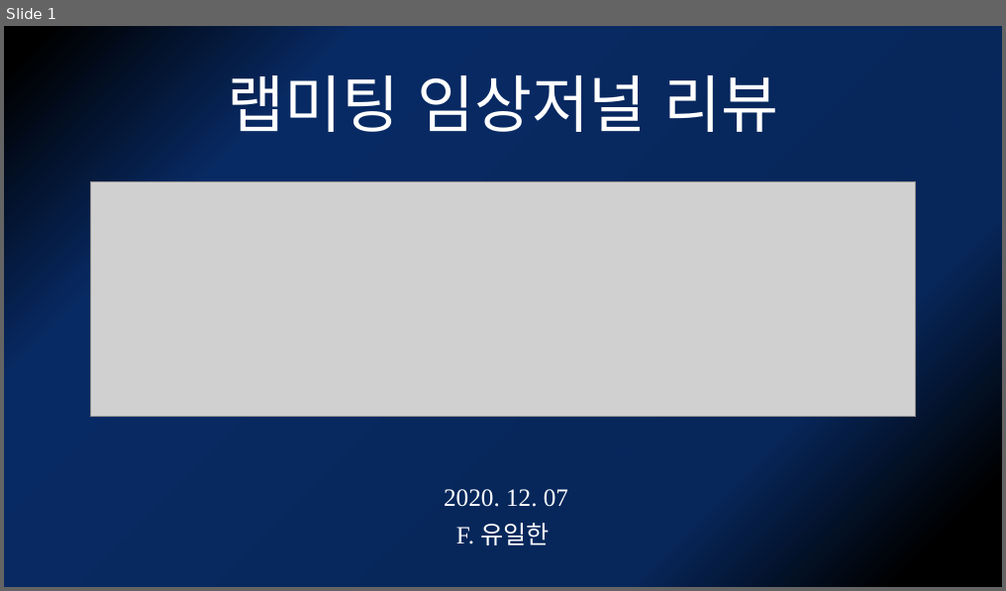
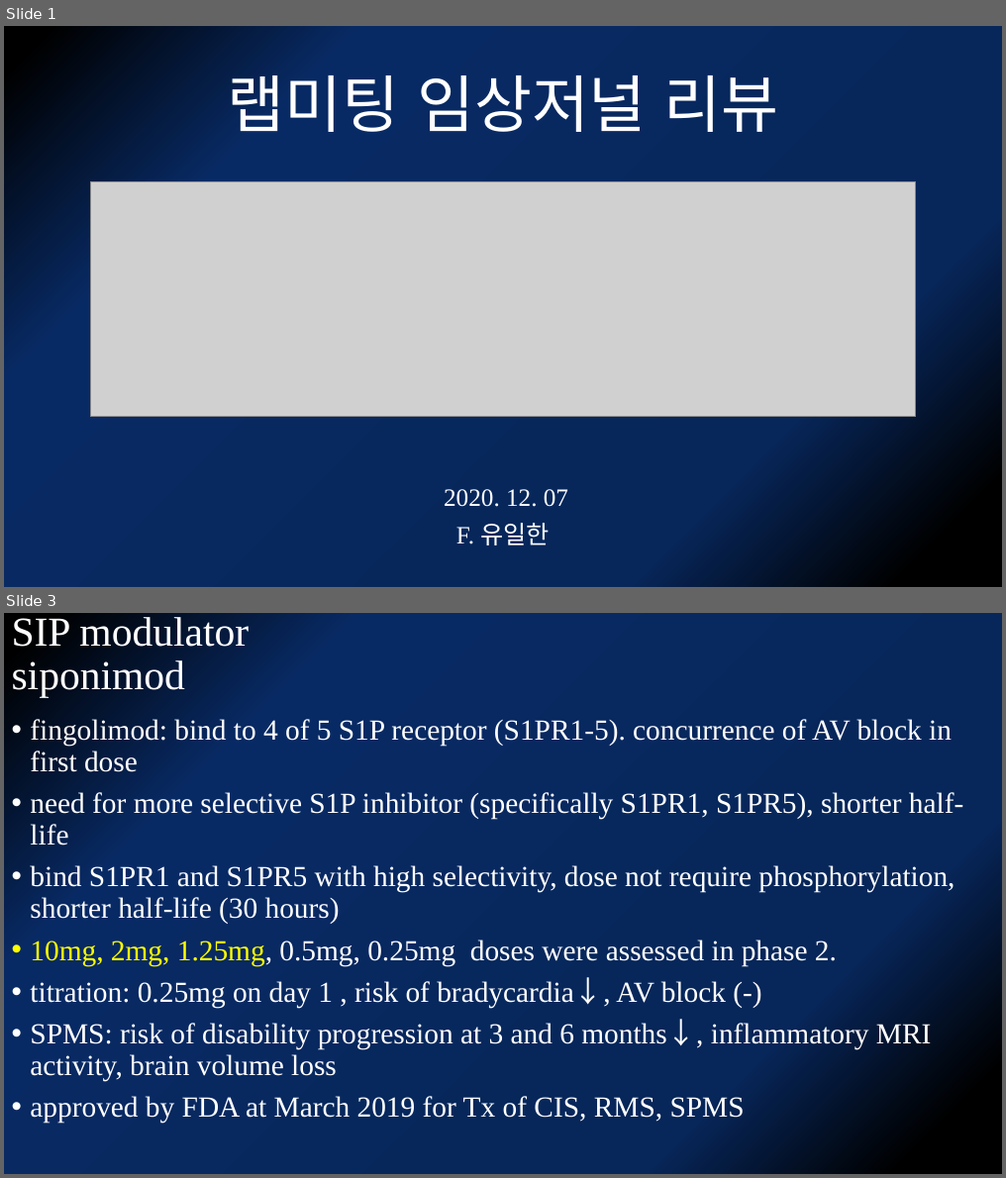
Before and after one commit to kjfdf/12.07_lab_meeting, a slide deck: 2020.12.07 유일한 임상저널리뷰.pptx. Shown one above the other, each under a label of ours: slide 1 before the commit, slides 1 and 3 after it; the slides between them are not shown. The pictures are 1006x591 and 1006x1178 pixels, drawn with LibreOffice and Linux fonts; fonts in the diff are those of the drawing; grey boxes stand for pictures. Boxes give left, top, right and bottom in pixels: in the first picture for what was removed or moved away, otherwise in the second. Text is boxed around its words. In the diff, an @@ line names an element or a change of style, - is before the commit and + after.

Commit message:
2020.10.14 version 1

```diff
--- a/2020.12.07 유일한 임상저널리뷰.pptx
+++ b/2020.12.07 유일한 임상저널리뷰.pptx
@@ slide 3 added at [4,613,1002,1174], background gradient #000000 to #072659 to #082A64 @@
@@ title added at [12,613,249,698], 39.6 pt, text #FFFFFF @@
+SIP modulator
+siponimod
@@ text added at [30,719,963,1123], 28 pt, text #FFFFFF @@
+• fingolimod: bind to 4 of 5 S1P receptor (S1PR1-5). concurrence of AV block in first dose
+• need for more selective S1P inhibitor (specifically S1PR1, S1PR5), shorter half-life
+• bind S1PR1 and S1PR5 with high selectivity, dose not require phosphorylation, shorter half-life (30 hours)
+• 10mg, 2mg, 1.25mg, 0.5mg, 0.25mg doses were assessed in phase 2.
+• titration: 0.25mg on day 1 , risk of bradycardia↓, AV block (-)
+• SPMS: risk of disability progression at 3 and 6 months↓, inflammatory MRI activity, brain volume loss
+• approved by FDA at March 2019 for Tx of CIS, RMS, SPMS
```
Also in this commit, not shown: 9 other slides added, 6 slides removed.
